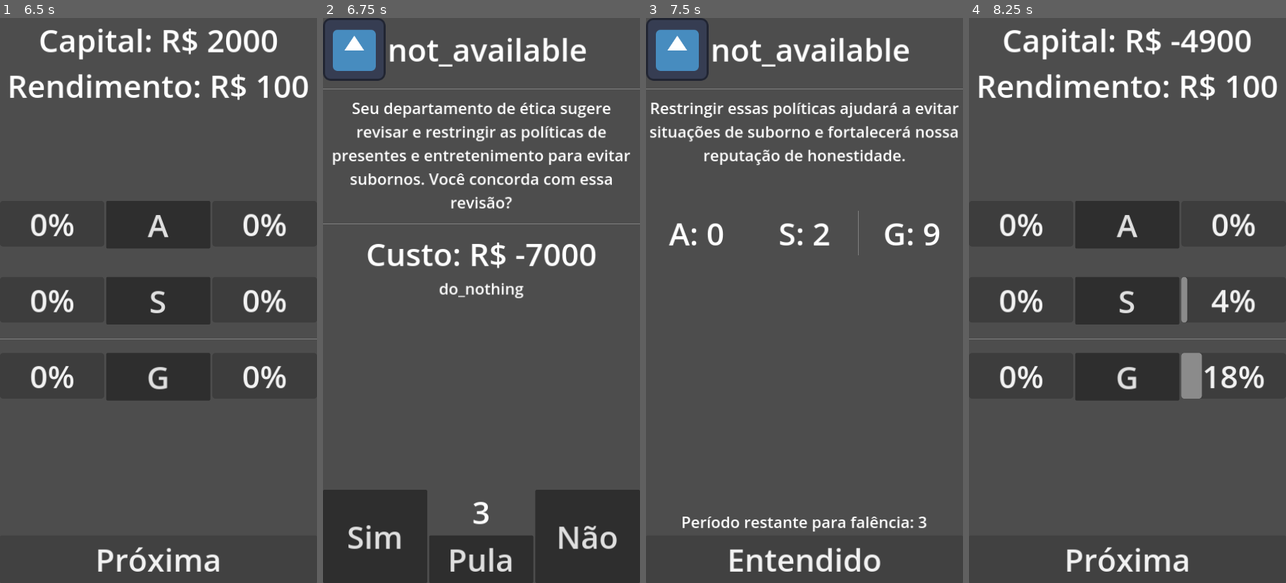
Above: before the commit, frames 1-4 (left to right).
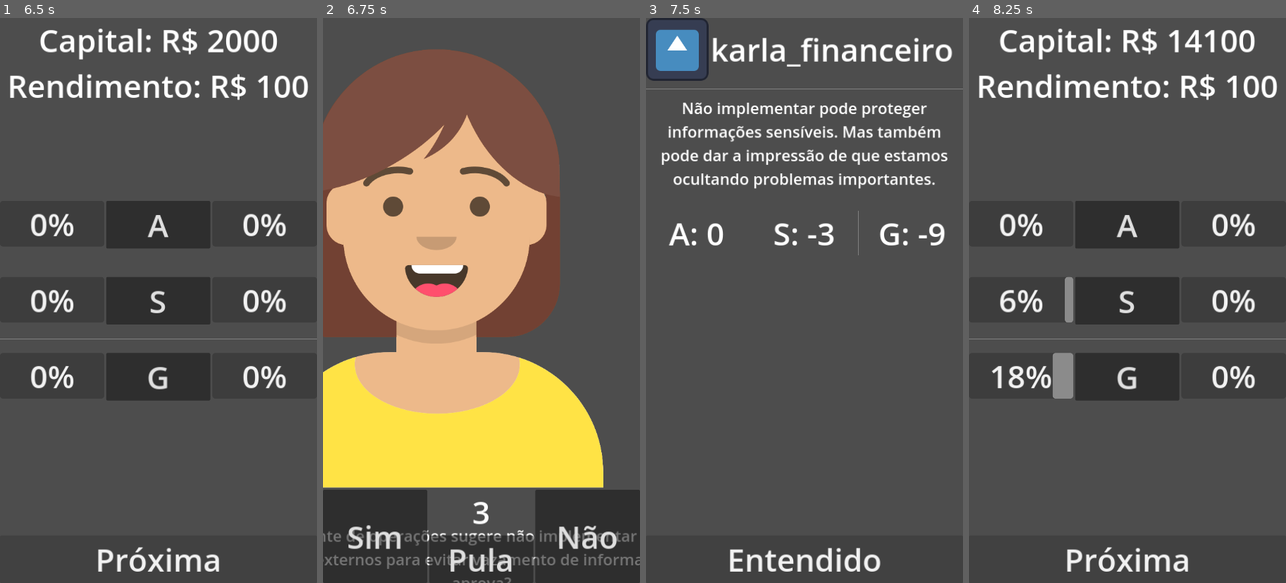
Above: after the commit, the same moments.

Repository: lu1z/hackathon_cpdi
Game: Godot game, scene res://scenes/pages/introduction_page.tscn
Same seed, same stepped clock (60 frames per second), same inputs: the game is played once before the commit and once after it. The engine's default icon, where the game draws it, is replaced by a stand-in: a white triangle on a blue panel in a dark square.
Inputs:
- Up to frame 1 (6.5 s): click "Pular introdução" at 0.5 s; click "Iniciar" at 1.25 s; click "A" at 2 s; click "Voltar" at 2.75 s; click "S" at 3.5 s; click "Voltar" at 4.25 s; click "G" at 5 s; click "Voltar" at 5.75 s
- Up to frame 2 (6.75 s): click "Próxima" at 6.5 s
- Up to frame 3 (7.5 s): click "Sim" at 7.25 s
- Up to frame 4 (8.25 s): click "Entendido" at 8 s

Frame 1 is identical in both runs. In frame 2, 59% of the frame differs, in the area x 0-100%, y 0-100%; in frame 3, 7.2%; in frame 4, 4.5%.

Commit message:
Load characters from file and show their names and pictures in UI

Diff:
--- a/scenes/pages/question_page.tscn
+++ b/scenes/pages/question_page.tscn
@@ -14,7 +14,8 @@
 	$DecisionButtons/SkipComponent/LabelSkips.text = str(ScoreManager.skip)
 	$QuestionInformation/QuestionLabel.text = QuestionManager.current.question
 	$QuestionInformation/CostLabel.text = \"Custo: R$ \" + str(QuestionManager.current.cost)
-	$QuestionInformation/CharacterComponent/LabelName.text = QuestionManager.current.character.id
+	$QuestionInformation/CharacterComponent/LabelName.text = QuestionManager.current.character.display_name
+	$QuestionInformation/CharacterComponent/TextureRectAvatar.texture = load(QuestionManager.current.character.asset_image)
 	# Debug purposes
 	print(\"Chosen question: \" + QuestionManager.current.id)
 
--- a/scripts/data_loader.gd
+++ b/scripts/data_loader.gd
@@ -22,15 +22,12 @@
 func load_config_file():
 	var q_data = []
 	var config = ConfigFile.new()
-
 	# Load data from a file.
 	var err = config.load(QUESTIONS_FILE_PATH)
-
 	# If the file didn't load, ignore it.
 	if err != OK:
 		print("Não foi possivel abrir o aquivo: ", QUESTIONS_FILE_PATH)
 		return
-
 	# Iterate over all sections.
 	for q in config.get_sections():
 		# Fetch the data for each section.
@@ -48,7 +45,27 @@
 	pass
 
 
+func load_csv_file_characters():
+	var file = FileAccess.open(CHARACTERS_FILE_PATH, FileAccess.READ)
+	if file == null:
+		print(FileAccess.get_open_error())
+		return
+	var q_data = {}
+	while not file.eof_reached():
+		var line = file.get_csv_line()
+		if line.size() <= 1:
+			continue
+		var character = Character.new()
+		character.id = line[0]
+		character.display_name = line[1]
+		character.asset_image = line[2]
+		q_data.merge({ character.id: character })
+	file.close()
+	return q_data
+
+
 func load_csv_file():
+	var characters = load_csv_file_characters()
 	var file = FileAccess.open(QUESTIONS_FILE_PATH, FileAccess.READ)
 	if file == null:
 		print(FileAccess.get_open_error())
@@ -74,9 +91,7 @@
 		question.action = action
 		question.id = StringName(line[last])
 		last -= 1
-		var character = Character.new()
-		character.id = StringName(line[last])
-		question.character = character
+		question.character = characters.get(line[last])
 		last -= 1
 		question.question = StringName(line[last])
 		last -= 1
Binary file added: assets/characters/bruno_marketing.png
Not shown, added: assets/characters/bruno_marketing.png.import
Binary file added: assets/characters/cristina_marketing.png
Not shown, added: assets/characters/cristina_marketing.png.import
Binary file added: assets/characters/daniela_marketing.png
Not shown, added: assets/characters/daniela_marketing.png.import
Binary file added: assets/characters/eliane_tecnologia.png
Not shown, added: assets/characters/eliane_tecnologia.png.import
Binary file added: assets/characters/francisco_rh.png
Not shown, added: assets/characters/francisco_rh.png.import
Binary file added: assets/characters/jonas_tecnologia.png
Not shown, added: assets/characters/jonas_tecnologia.png.import
(and 8 more such lines)
